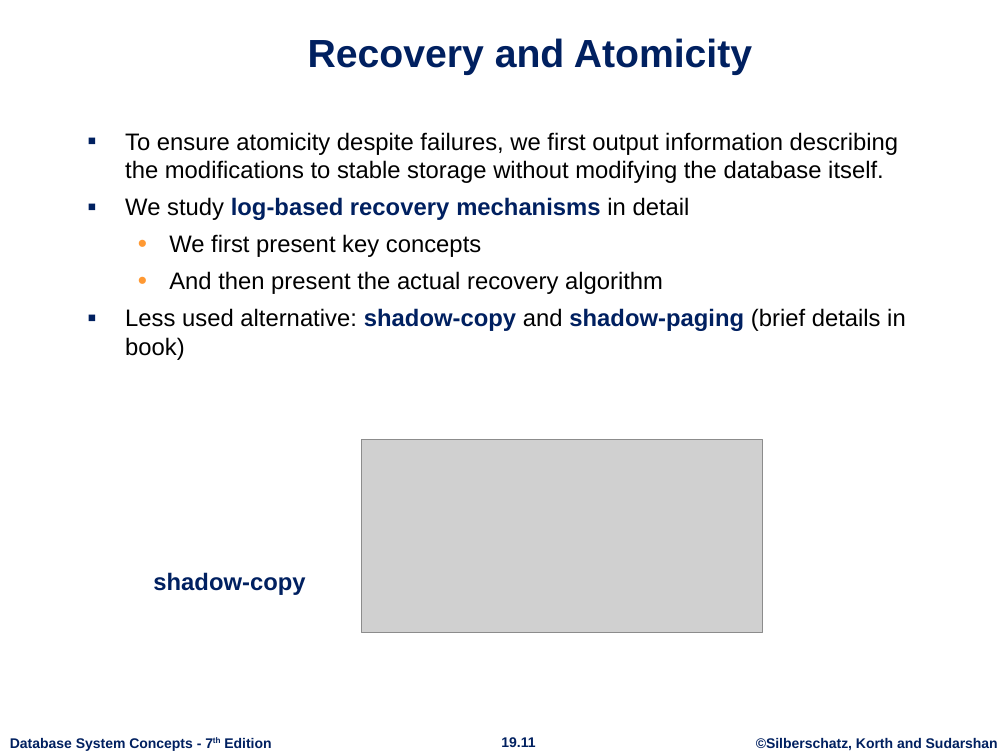
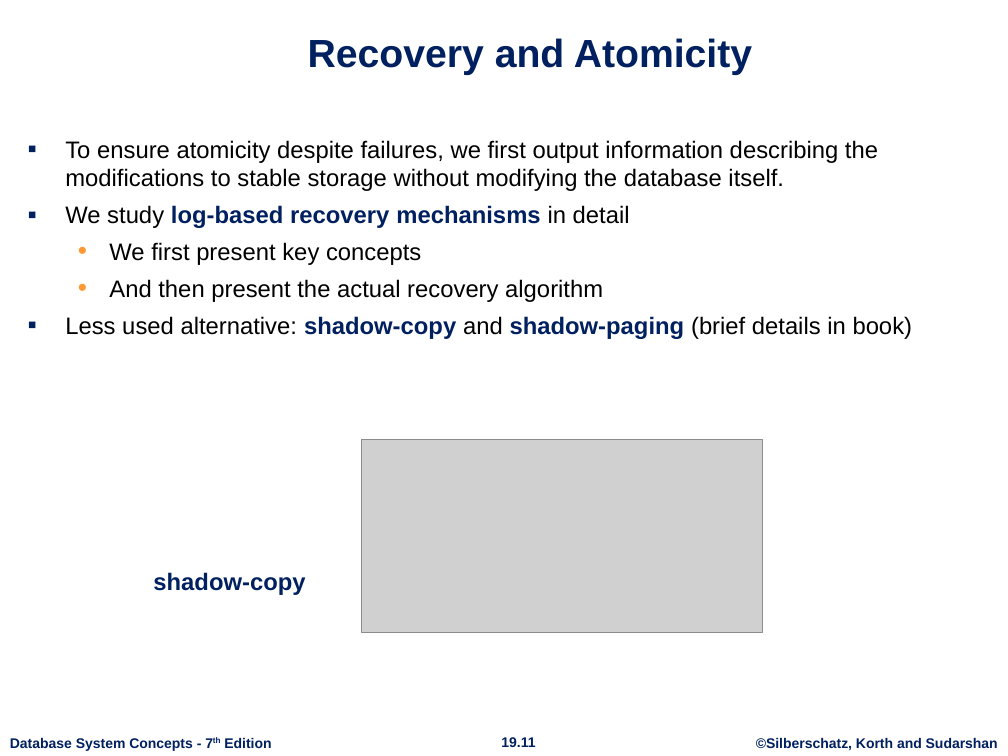
Before and after one commit to ataghinezhad/ataghinezhad.github.io, a slide deck: slide 11 of courses/downloads/temp/AdvanceDB Lec4. ch19.pptx. Drawn at 1008x756 pixels with LibreOffice and Linux fonts; fonts in the diff are those of the drawing; grey boxes stand for pictures; background and template pictures are left out. Boxes give left, top, right and bottom in pixels: in the first picture for what was removed or moved away, otherwise in the second. Text is boxed around its words. In the diff, an @@ line names an element or a change of style, - is before the commit and + after.

```diff
--- a/courses/downloads/temp/AdvanceDB Lec4. ch19.pptx
+++ b/courses/downloads/temp/AdvanceDB Lec4. ch19.pptx
@@ text "To ensure atomicity despite failures, ..." rewrapped from [125, 132, 906, 360] to [65, 140, 913, 339] @@
```
Also in this commit, not shown: 8 other slides changed, 4 other files.
